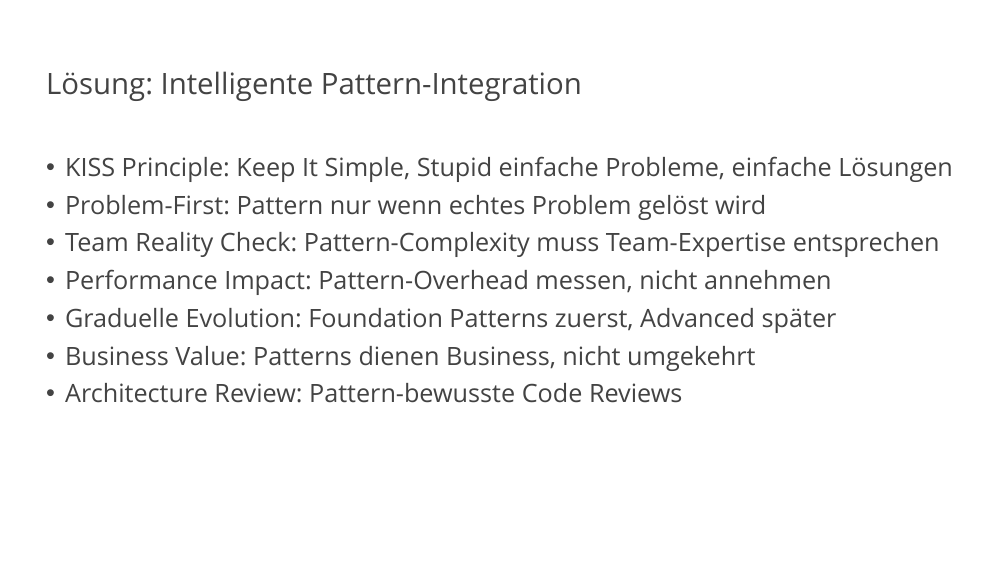
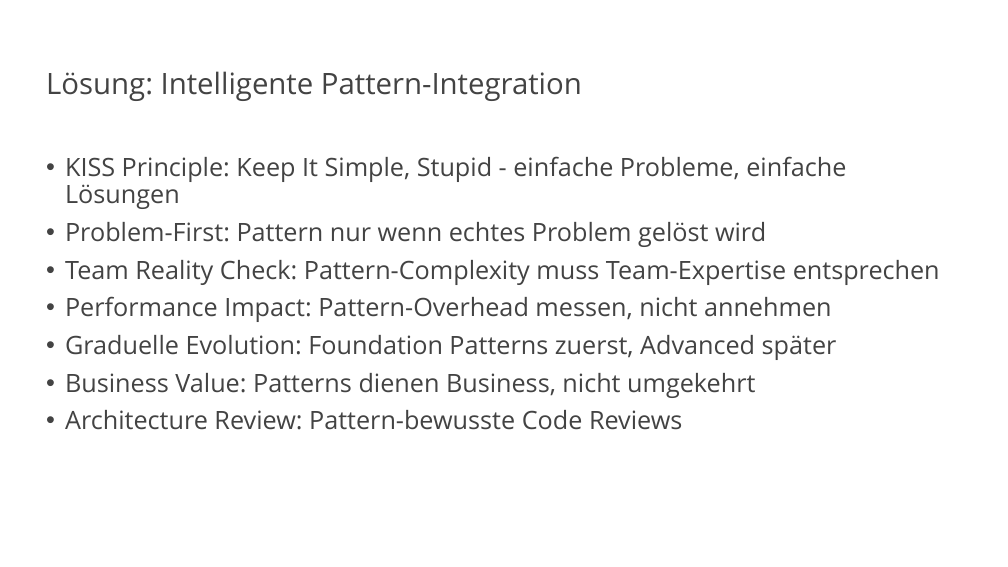
Before and after one commit to vanillacore-net/september-2025-telekom-training, a slide deck: slide 26 of presentations/powerpoint/block4-presentation.pptx (slide 21 before the commit). Drawn at 1008x567 pixels with LibreOffice and Linux fonts; fonts in the diff are those of the drawing; background and template pictures are left out. Boxes give left, top, right and bottom in pixels: in the first picture for what was removed or moved away, otherwise in the second. Text is boxed around its words. In the diff, an @@ line names an element or a change of style, - is before the commit and + after.

```diff
--- a/presentations/powerpoint/block4-presentation.pptx
+++ b/presentations/powerpoint/block4-presentation.pptx
@@ text at (x1=65, y1=156, x2=846, y2=209): text changed @@
-• KISS Principle: Keep It Simple, Stupid einfache Probleme, einfache Lösungen
+• KISS Principle: Keep It Simple, Stupid - einfache Probleme, einfache Lösungen
```
Also in this commit, not shown: 17 other slides changed, 7 slides added, 2 other files.
